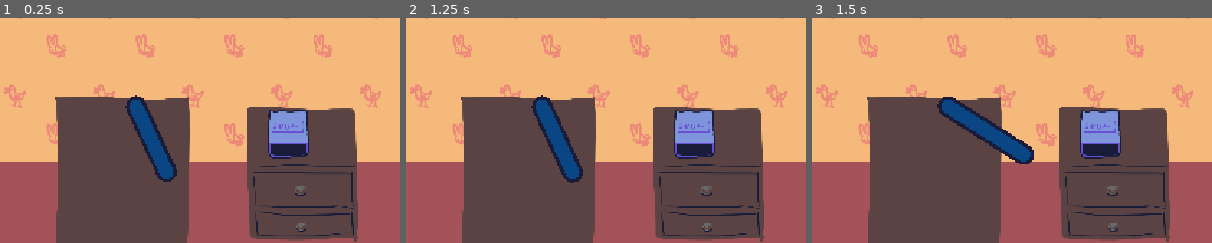
Above: before the commit, frames 1-3 (left to right).
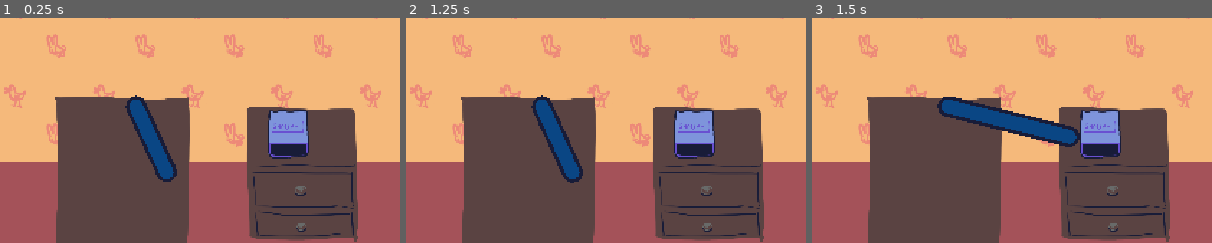
Above: after the commit, the same moments.

Repository: harperstoeckle/be_late_for_work
Game: Godot game, scene res://scenes/main.tscn
Two runs of this game, one before a commit and one after it. Both use one fixed random seed, a clock stepped at 60 frames per second and the inputs below. Sound files missing from this copy of the repository are replaced by a short silence.
Inputs:
- Up to frame 1 (0.25 s): no input
- Up to frame 2 (1.25 s): tap Enter (ui_accept) at 0.5, 0.77 s; hold Up (ui_up) from 0.53 s (still down); hold J (snooze) from 0.53 s (still down)
- Up to frame 3 (1.5 s): tap Enter (ui_accept) at 1.25 s; release Up (ui_up) at 1.28 s; release J (snooze) at 1.28 s; hold Down (ui_down) from 1.28 s (still down); tap J (snooze) at 1.35 s
The pictures show only the part of the screen within x 35-85%, y 24-74%; the shares and areas given below are measured in that part.

Frames 1-2 are identical in both runs. In frame 3, 4.2% of the frame differs, in the area x 33-67%, y 35-65%.
Error before the commit: Modulo by zero error in operator '%'. (res://scripts/main.gd:83)
Error after the commit: Modulo by zero error in operator '%'. (res://scripts/main.gd:84)

Commit message:
Add a slight delay before retracting the hand

Diff:
--- a/scripts/main.gd
+++ b/scripts/main.gd
@@ -27,7 +27,8 @@
 @export var pre_subdivision_input_leeway: float = 0.05
 ## Maximum time after a subdivision is reached where an input is still considered to have landed on that subdivision.
 @export var post_subdivision_input_leeway: float = 0.05
-@export var arm_retract_duration: float = 0.2
+@export var arm_retract_delay: float = 0.1
+@export var arm_retract_duration: float = 0.1
 @export var snooze_button_hand_offset: Vector2 = Vector2(20, -20)
 
 
@@ -102,7 +103,8 @@
 		_arm_tween = get_tree().create_tween()
 		_global_hand_pos = _alarm_clock.global_position + snooze_button_hand_offset
 		_arm_tween.tween_property(self, "_global_hand_pos", _default_hand_ref.global_position, arm_retract_duration) \
-			.set_ease(Tween.EASE_IN)
+			.set_ease(Tween.EASE_IN) \
+			.set_delay(arm_retract_delay)
 
 		if _alarm_start_subdiv >= 0:
 			var cur_total_playback_time := _get_total_playback_time()
